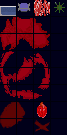
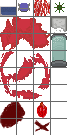
Comparing the layer stacks of the two 67px x 135px images. Changes:
added layer "Ebene 10" above "Ebene 9" over [51, 51, 67, 67]
added layer "Ebene 9" above "Ebene 8" over [51, 34, 67, 50]
added layer "Ebene 8" above "spritzer" over [51, 17, 67, 33]
hid "Ebene 5" over [0, 0, 67, 135]
